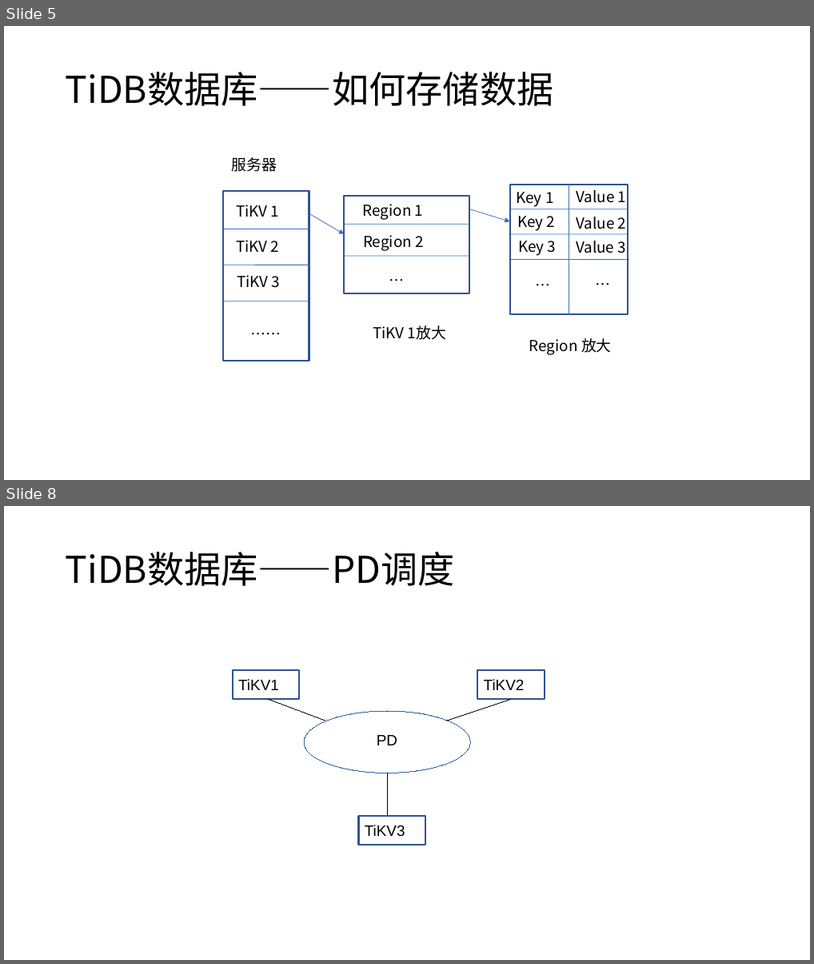
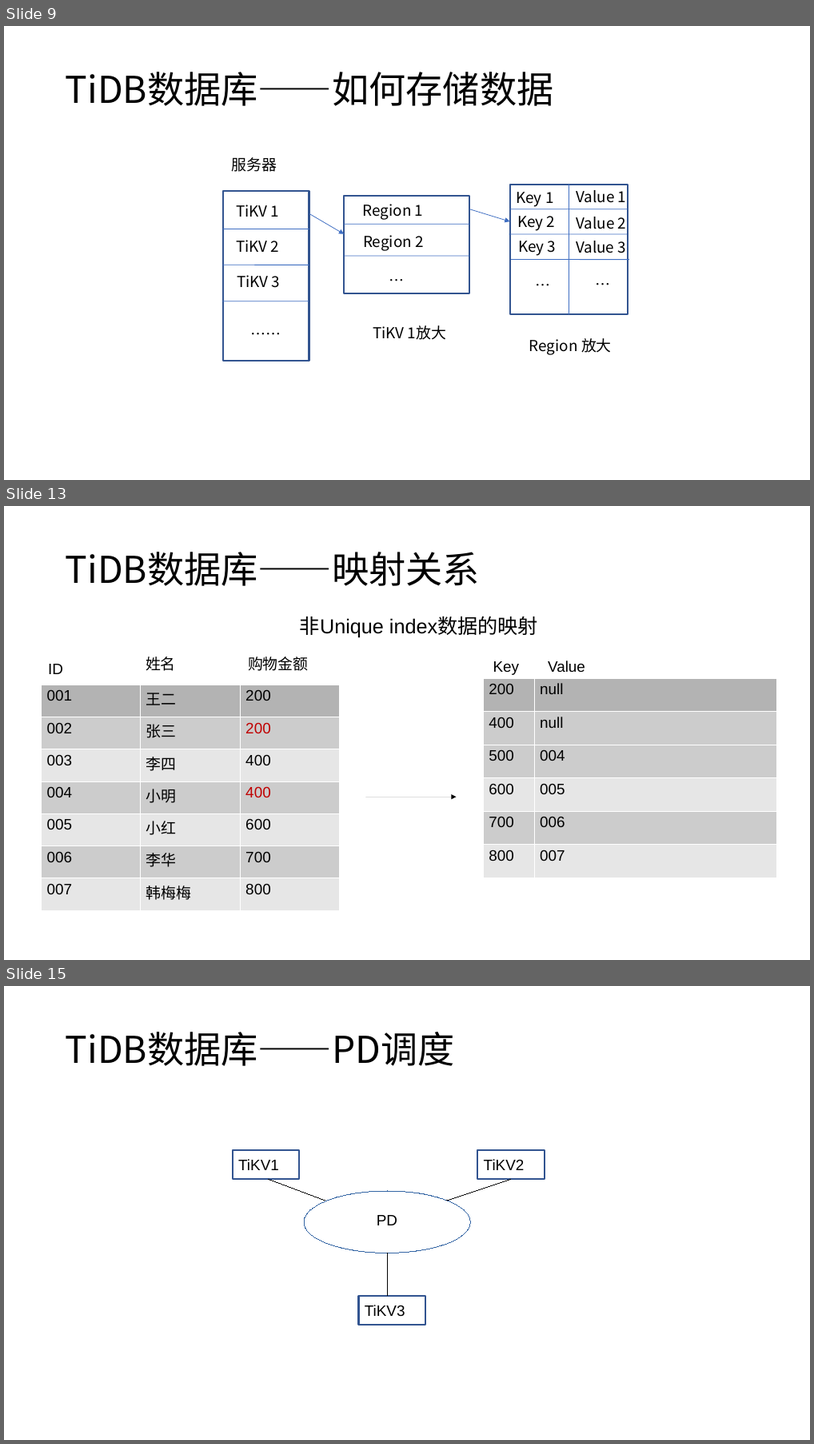
Before and after one commit to Doris404/Study-paper-channel, a slide deck: Chai' project/study material/notes/TiDB项目.pptx. Shown one above the other, each under a label of ours: slides 5 and 8 before the commit, slides 9, 13 and 15 after it; the slides between them are not shown. The pictures are 814x964 and 814x1444 pixels, drawn with LibreOffice and Linux fonts; fonts in the diff are those of the drawing. Boxes give left, top, right and bottom in pixels: in the first picture for what was removed or moved away, otherwise in the second. Text is boxed around its words. In the diff, an @@ line names an element or a change of style, - is before the commit and + after.

```diff
--- a/Chai' project/study material/notes/TiDB项目.pptx
+++ b/Chai' project/study material/notes/TiDB项目.pptx
@@ slide 13 added at [4, 506, 810, 960], background #FFFFFF @@
@@ text added at [66, 552, 480, 586], 44 pt, text #000000 @@
+TiDB数据库——映射关系
@@ text added at [300, 616, 538, 638], 24 pt, text #000000 @@
+非Unique index数据的映射
@@ text added at [48, 664, 63, 674], 18 pt, text #000000 @@
+ID
@@ text added at [146, 656, 176, 671], 18 pt, text #000000 @@
+姓名
@@ text added at [248, 656, 309, 671], 18 pt, text #000000 @@
+购物金额
@@ text added at [494, 661, 520, 675], 18 pt, text #000000 @@
+Key
@@ text added at [548, 660, 586, 672], 18 pt, text #000000 @@
+Value
@@ table added at [41, 684, 338, 910], 7 rows, 3 columns @@
+001 | 王二 | 200
+002 | 张三 | 200
+003 | 李四 | 400
+004 | 小明 | 400
+005 | 小红 | 600
+006 | 李华 | 700
+007 | 韩梅梅 | 800
@@ table added at [483, 678, 777, 877], 6 rows, 2 columns @@
+200 | null
+400 | null
+500 | 004
+600 | 005
+700 | 006
+800 | 007
@@ arrow added from (366, 796) to (457, 796), #000000 0.75 pt @@
@@ what was slide 5 is now slide 9 @@
@@ what was slide 8 is now slide 15 @@
```
Also in this commit, not shown: 6 slides changed, 8 other slides added.
